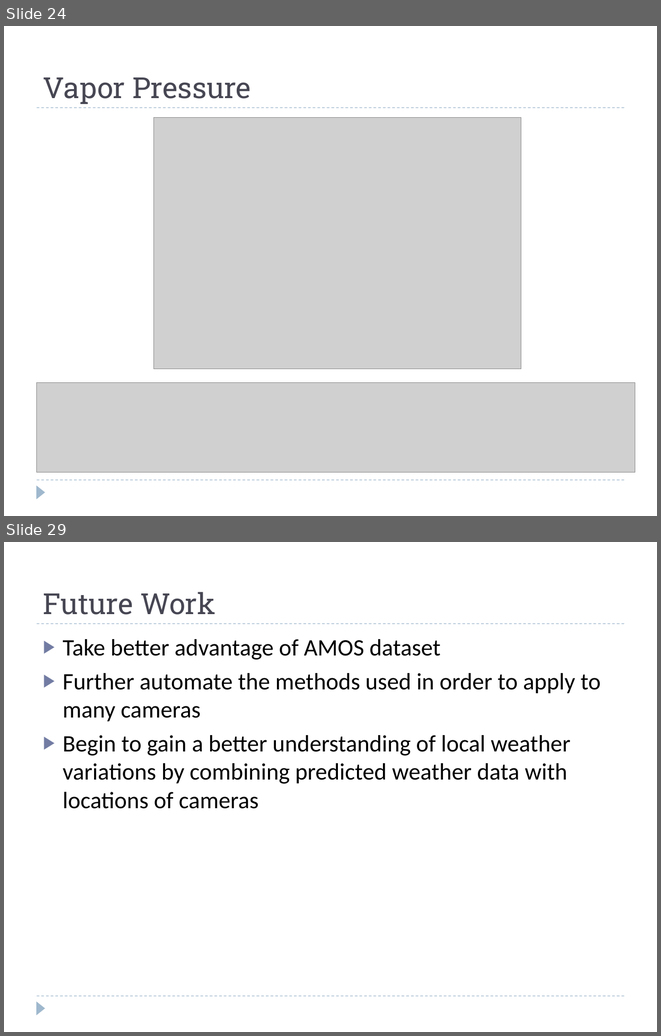
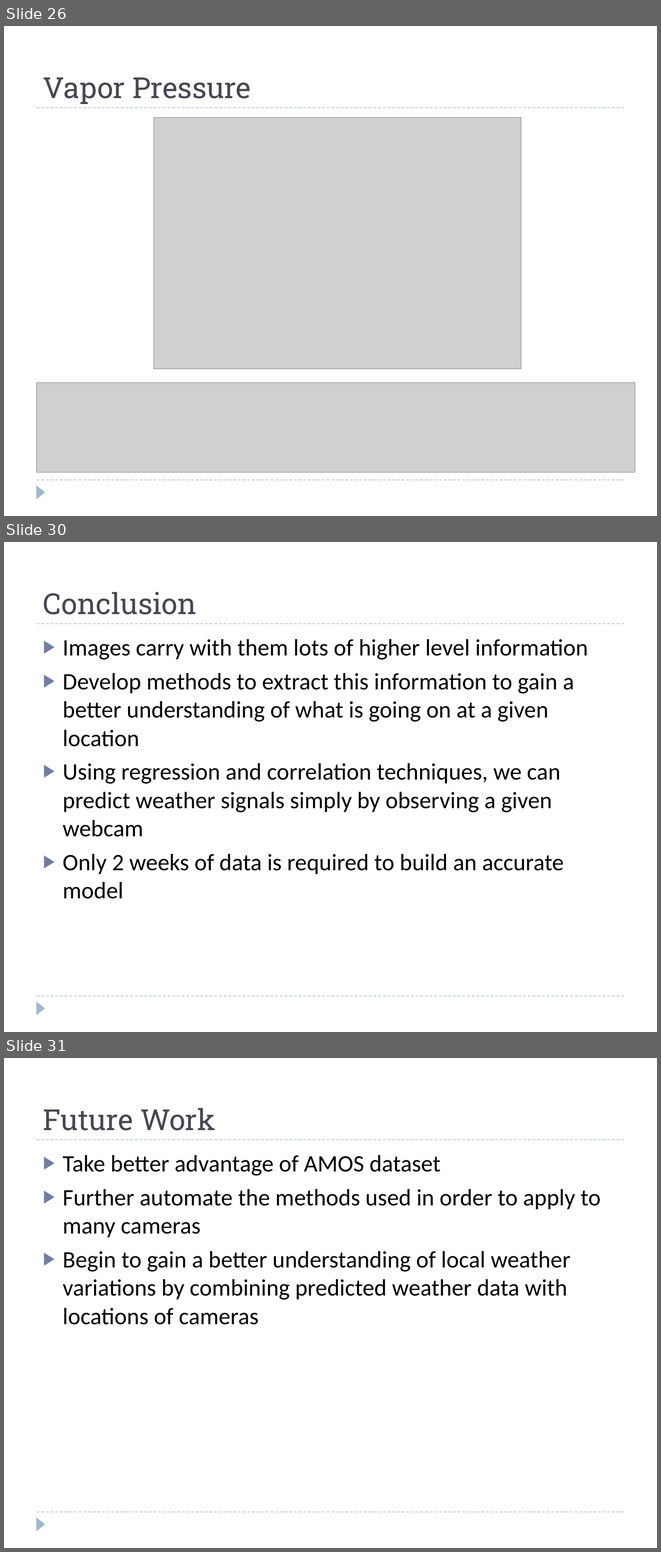
Before and after one commit to rspeyer/rzs-thesis, a slide deck: thesis-defense.pptx. Shown one above the other, each under a label of ours: slides 24 and 29 before the commit, slides 26, 30 and 31 after it; the slides between them are not shown. The pictures are 661x1036 and 661x1552 pixels, drawn with LibreOffice and Linux fonts; fonts in the diff are those of the drawing; grey boxes stand for pictures. Boxes give left, top, right and bottom in pixels: in the first picture for what was removed or moved away, otherwise in the second. Text is boxed around its words. In the diff, an @@ line names an element or a change of style, - is before the commit and + after.

```diff
--- a/thesis-defense.pptx
+++ b/thesis-defense.pptx
@@ slide 30 added at bbox=[4, 542, 657, 1032], background #FFFFFF; not listed: 3 template elements that a slide beside it also shows @@
@@ title added at bbox=[43, 592, 197, 615], 32 pt, text #464653 @@
+Conclusion
@@ text added at bbox=[63, 639, 588, 899], 26 pt, text #000000 @@
+▶ Images carry with them lots of higher level information
+▶ Develop methods to extract this information to gain a better understanding of what is going on at a given location
+▶ Using regression and correlation techniques, we can predict weather signals simply by observing a given webcam
+▶ Only 2 weeks of data is required to build an accurate model
@@ what was slide 24 is now slide 26 @@
@@ what was slide 29 is now slide 31 @@
```
Also in this commit, not shown: 14 slides changed, 5 other slides added, 4 slides removed, 3 other files.
